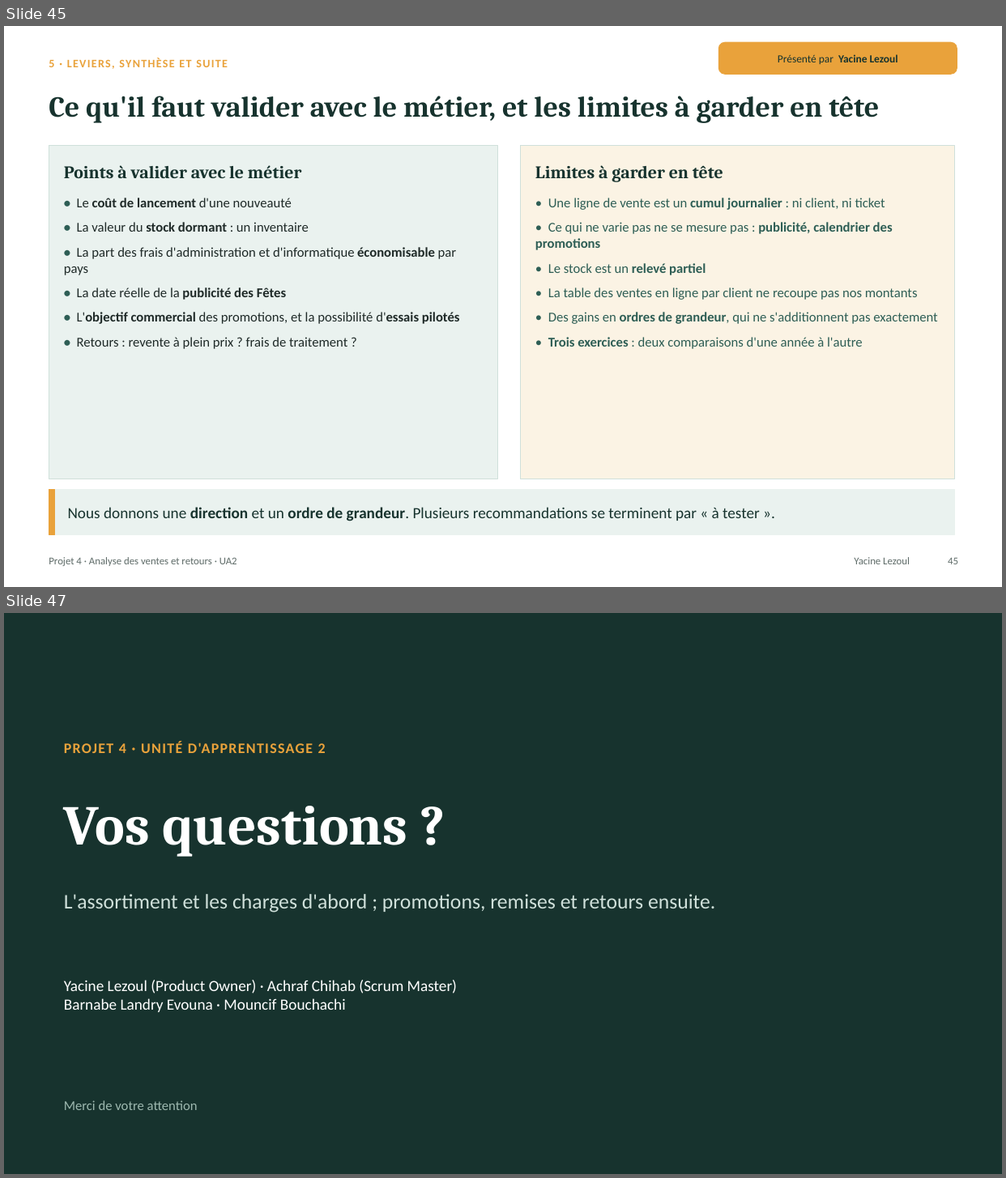
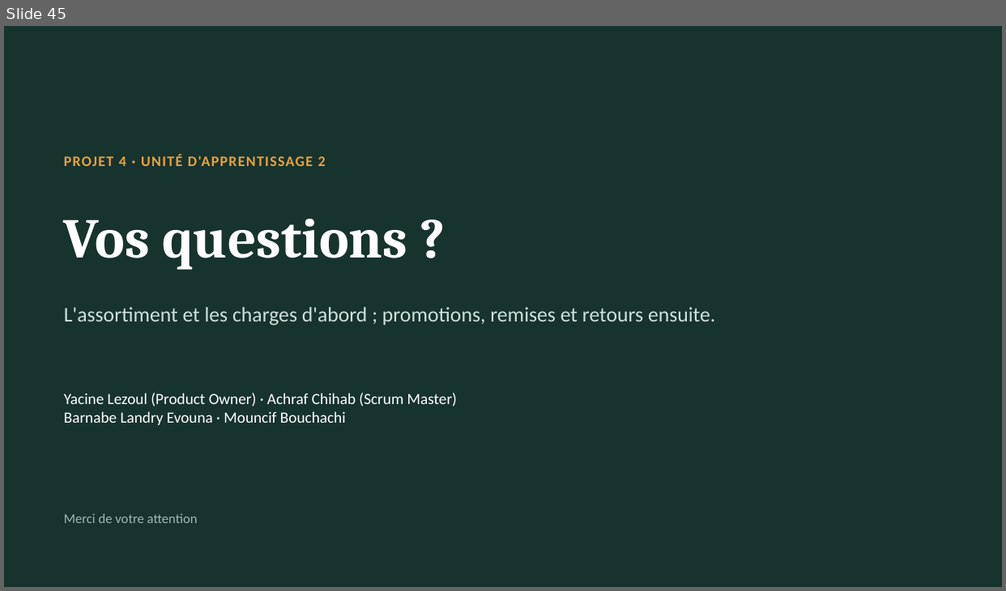
Before and after one commit to lezoul/projet4-contoso, a slide deck: reports/presentations/UA2_presentation_L3_L4.pptx. Shown one above the other, each under a label of ours: slides 45 and 47 before the commit, slide 45 after it; the slides between them are not shown. The pictures are 1006x1178 and 1006x591 pixels, drawn with LibreOffice and Linux fonts; fonts in the diff are those of the drawing. Boxes give left, top, right and bottom in pixels: in the first picture for what was removed or moved away, otherwise in the second. Text is boxed around its words. In the diff, an @@ line names an element or a change of style, - is before the commit and + after.

Commit message:
UA2 : présentation finale (réponses par question, charges en part du CA, leviers sans double compte, stock dormant bradé pour financer les nouveautés) et rapport L3+L4 corrigé

```diff
--- a/reports/presentations/UA2_presentation_L3_L4.pptx
+++ b/reports/presentations/UA2_presentation_L3_L4.pptx
@@ slide 45 removed at (4,26,1002,587), background #FFFFFF @@
@@ rounded rectangle removed at (719,42,957,74) @@
@@ text removed at (49,58,228,69) @@
-5 · LEVIERS, SYNTHÈSE ET SUITE
@@ text removed at (778,54,898,64) @@
-Présenté par Yacine Lezoul
@@ text removed at (49,96,879,123) @@
-Ce qu'il faut valider avec le métier, et les limites à garder en tête
@@ rectangle removed at (49,146,498,479) @@
@@ rectangle removed at (521,146,955,479) @@
@@ text removed at (64,165,301,178) @@
-Points à valider avec le métier
@@ text removed at (535,165,723,182) @@
-Limites à garder en tête
@@ text removed at (64,198,460,349) @@
-• Le coût de lancement d'une nouveauté
-• La valeur du stock dormant : un inventaire
-• La part des frais d'administration et d'informatique économisable par pays
-• La date réelle de la publicité des Fêtes
-• L'objectif commercial des promotions, et la possibilité d'essais pilotés
-• Retours : revente à plein prix ? frais de traitement ?
@@ text removed at (535,198,937,349) @@
-• Une ligne de vente est un cumul journalier : ni client, ni ticket
-• Ce qui ne varie pas ne se mesure pas : publicité, calendrier des promotions
-• Le stock est un relevé partiel
-• La table des ventes en ligne par client ne recoupe pas nos montants
-• Des gains en ordres de grandeur, qui ne s'additionnent pas exactement
-• Trois exercices : deux comparaisons d'une année à l'autre
@@ rectangle removed at (49,490,955,535) @@
@@ rectangle removed at (49,490,55,535) @@
@@ text removed at (68,507,760,522) @@
-Nous donnons une direction et un ordre de grandeur. Plusieurs recommandations se terminent par « à tester ».
@@ text removed at (49,557,237,566) @@
-Projet 4 · Analyse des ventes et retours · UA2
@@ text removed at (854,557,910,565) @@
-Yacine Lezoul
@@ text removed at (948,558,958,565) @@
-45
@@ what was slide 47 is now slide 45 @@
```
Also in this commit, not shown: 9 slides changed, 1 other slide removed, 1 other file.
